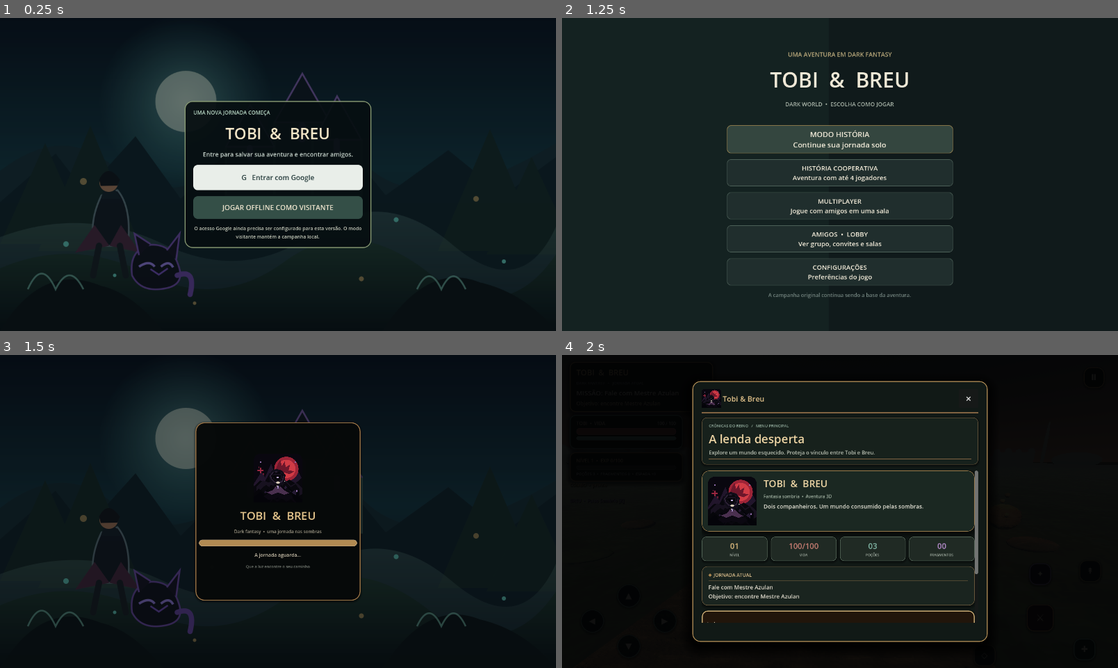
Above: before the commit, frames 1-4 (two rows, left to right).
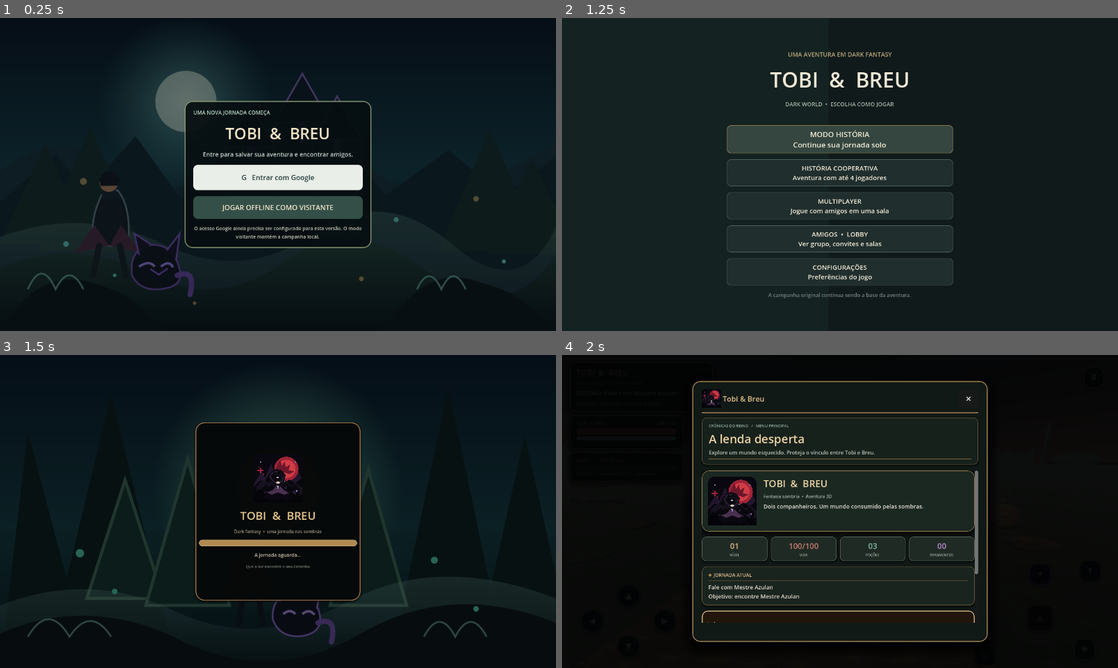
Above: after the commit, the same moments.

Repository: REALMLIFE-design/dark-fantasia-tobi-e-breu-
Game: Godot game, scene res://scenes/login.tscn
The game is run twice, just before and just after one commit, with the same random seed, the same clock (stepped at 60 frames per second) and the same inputs.
Inputs:
- Up to frame 1 (0.25 s): no input
- Up to frame 2 (1.25 s): click "JOGAR OFFLINE COMO VISITANTE" at 0.5 s
- Up to frame 3 (1.5 s): click "MODO HISTÓRIA Continue sua jo…" at 1.25 s
- Up to frame 4 (2 s): no input

Frames 1-2 are identical in both runs. In frame 3, 4.2% of the frame differs, in the area x 4-91%, y 16-93%; in frame 4, nothing differs.

Commit message:
Use dedicated loading illustration

Diff:
--- a/scripts/world.gd
+++ b/scripts/world.gd
@@ -148,7 +148,7 @@
 	loading_layer.add_child(loading_root)
 	var backdrop := TextureRect.new()
 	backdrop.set_anchors_and_offsets_preset(Control.PRESET_FULL_RECT)
-	backdrop.texture = load("res://assets/ui/dark_world_key_art.svg")
+	backdrop.texture = load("res://assets/ui/loading_art.svg")
 	backdrop.expand_mode = TextureRect.EXPAND_IGNORE_SIZE
 	backdrop.stretch_mode = TextureRect.STRETCH_KEEP_ASPECT_COVERED
 	loading_root.add_child(backdrop)
